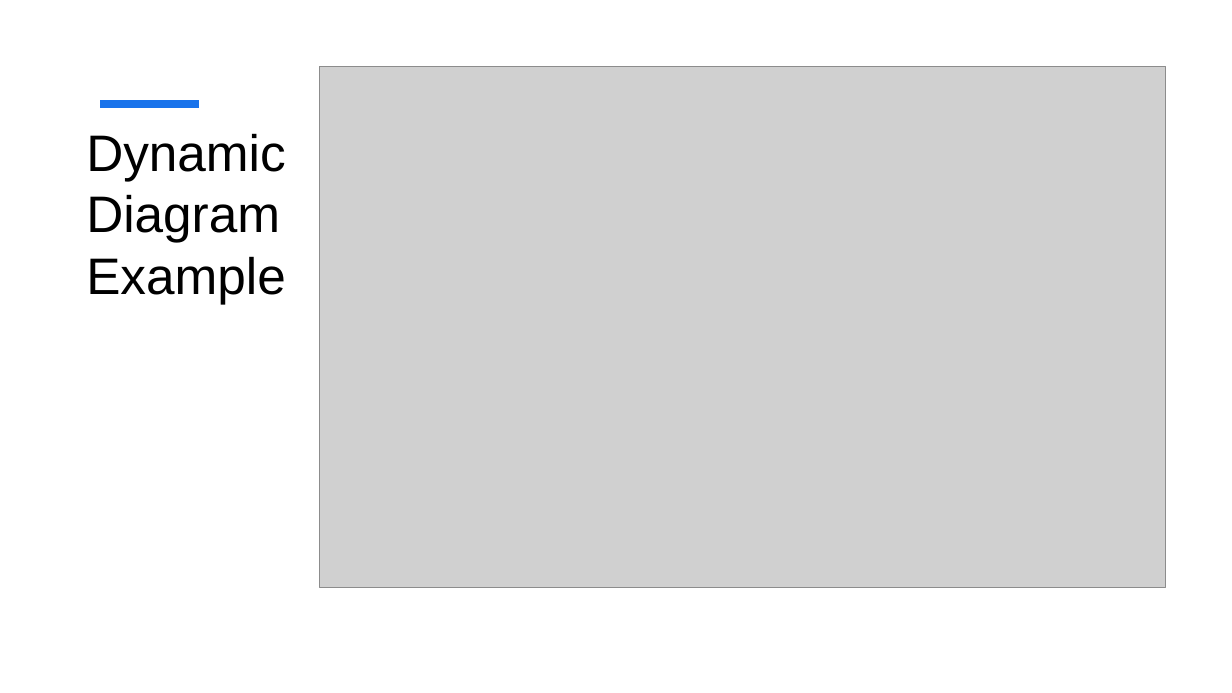
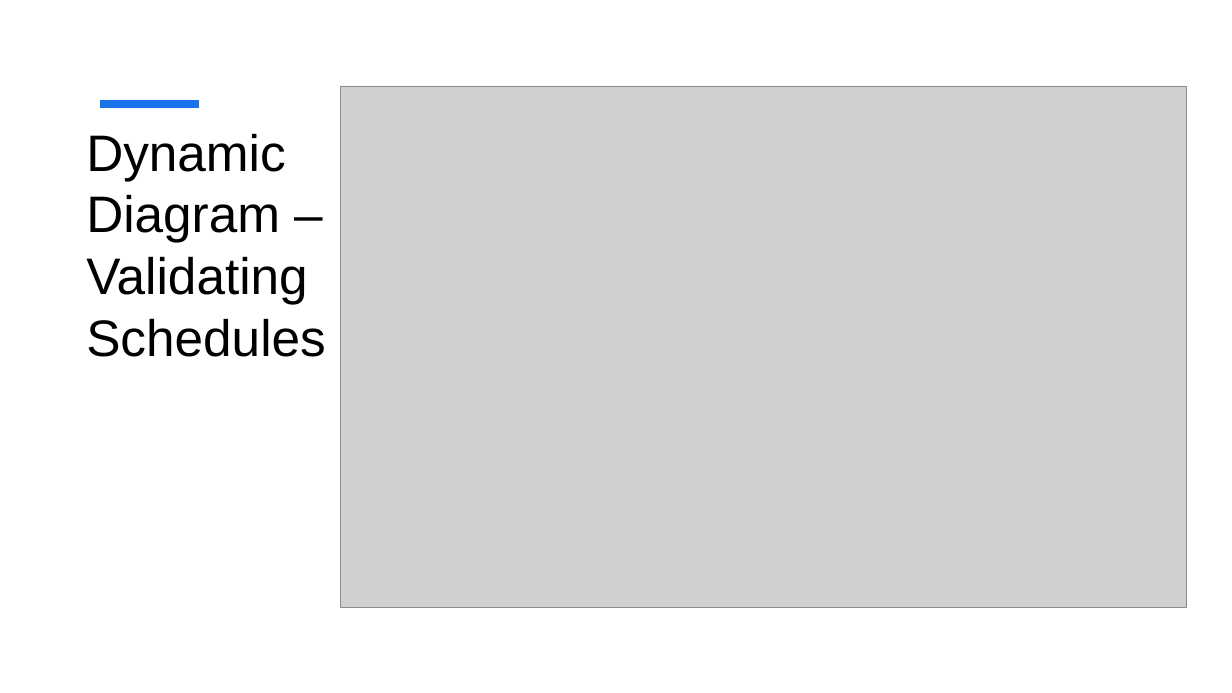
Before and after one commit to MiraZzle/NSWI130, a slide deck: slide 23 of milestone_1/sch2_milestone_1.pptx (slide 21 before the commit). Drawn at 1232x693 pixels with LibreOffice and Linux fonts; fonts in the diff are those of the drawing; grey boxes stand for pictures. Boxes give left, top, right and bottom in pixels: in the first picture for what was removed or moved away, otherwise in the second. Text is boxed around its words. In the diff, an @@ line names an element or a change of style, - is before the commit and + after.

```diff
--- a/milestone_1/sch2_milestone_1.pptx
+++ b/milestone_1/sch2_milestone_1.pptx
@@ picture: place and size @@
-picture at (319, 67, 1165, 588)
+picture at (340, 86, 1187, 607)
@@ title at (86, 133, 326, 357): text changed @@
-Dynamic Diagram Example
+Dynamic Diagram – Validating
+Schedules
```
Also in this commit, not shown: 1 other slide changed, 7 slides added, 5 slides removed.
